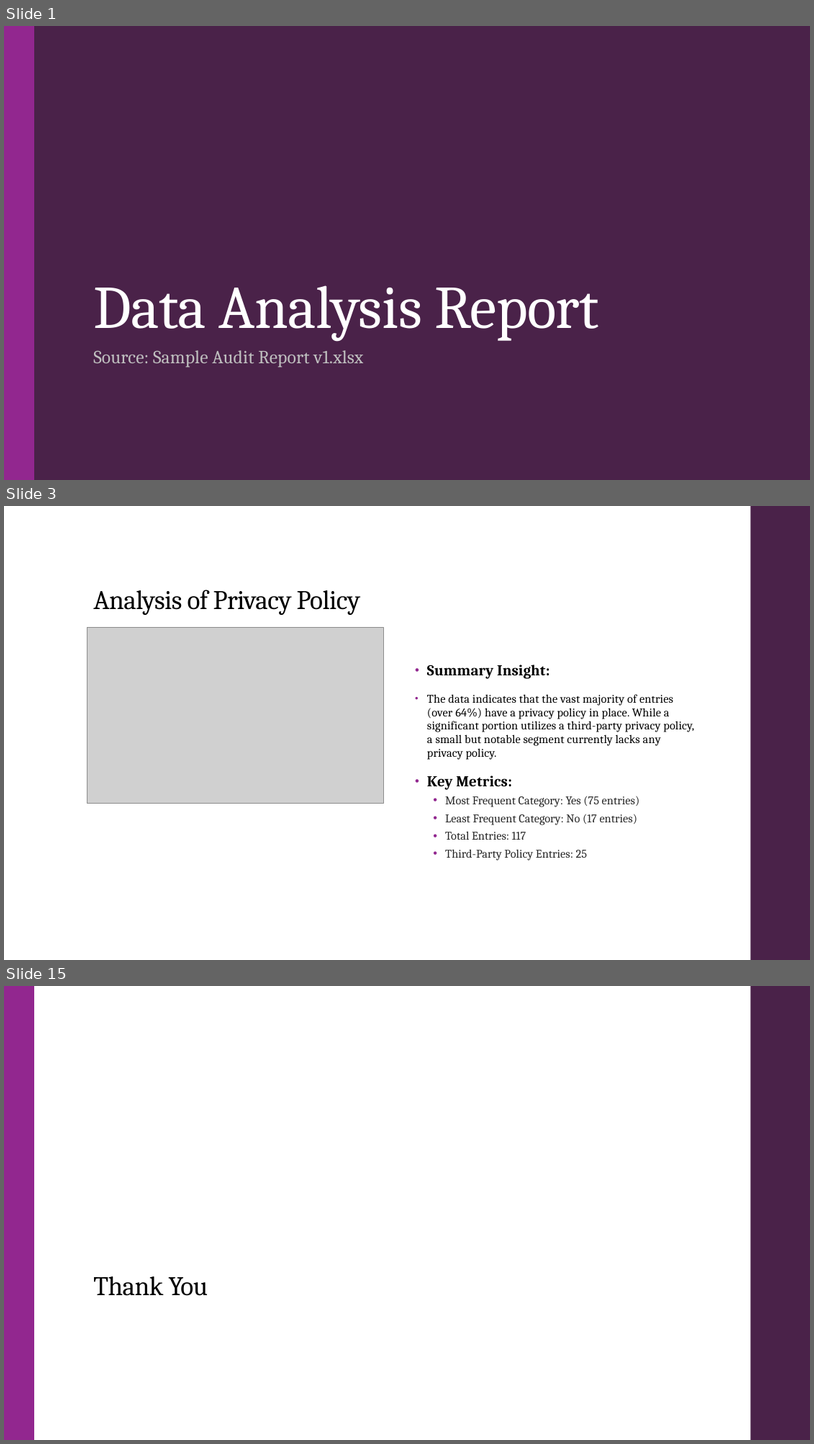
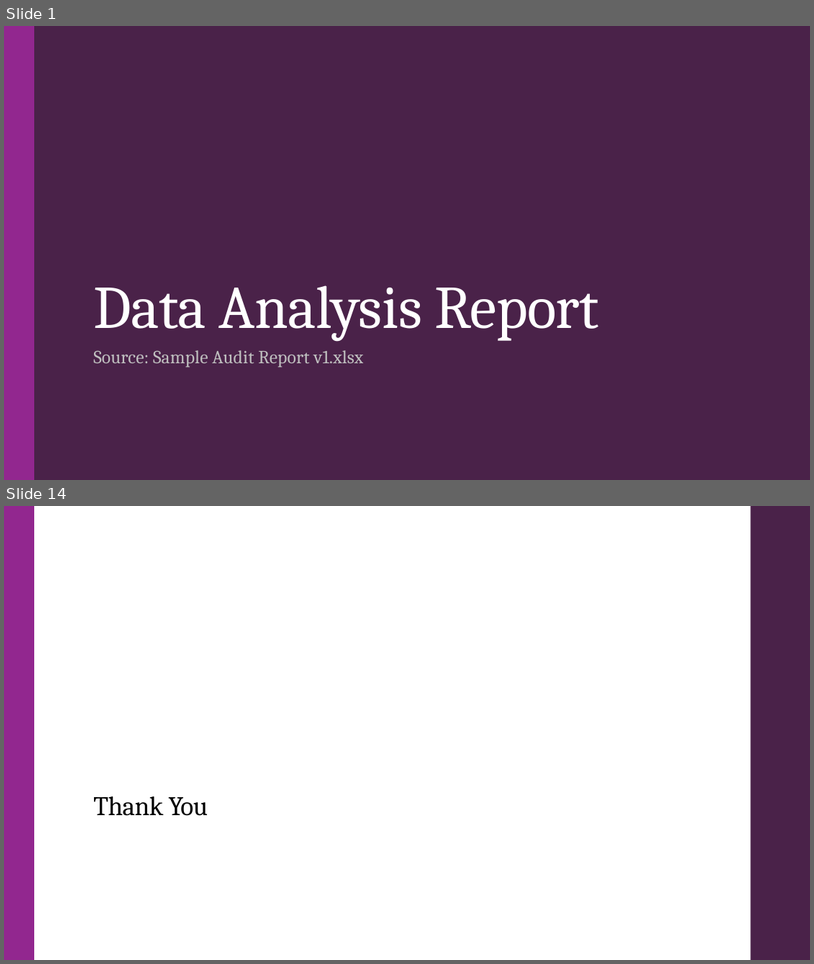
Before and after one commit to droy117/GT_Assignment_PPT_Ex, a slide deck: Debak/Data_Analysis_Report_Report.pptx. Shown one above the other, each under a label of ours: slides 1, 3 and 15 before the commit, slides 1 and 14 after it; the slides between them are not shown. The pictures are 814x1444 and 814x964 pixels, drawn with LibreOffice and Linux fonts; fonts in the diff are those of the drawing; grey boxes stand for pictures. Boxes give left, top, right and bottom in pixels: in the first picture for what was removed or moved away, otherwise in the second. Text is boxed around its words. In the diff, an @@ line names an element or a change of style, - is before the commit and + after.

Commit message:
update ppt and text placement

```diff
--- a/Debak/Data_Analysis_Report_Report.pptx
+++ b/Debak/Data_Analysis_Report_Report.pptx
@@ slide 3 removed at (x1=4, y1=506, x2=810, y2=960), background #FFFFFF; not listed: 1 template element that a slide beside it also shows @@
@@ title removed at (x1=93, y1=590, x2=360, y2=615) @@
-Analysis of Privacy Policy
@@ picture removed at (x1=88, y1=627, x2=384, y2=803) @@
@@ text removed at (x1=427, y1=664, x2=694, y2=860) @@
-• Summary Insight:
-• The data indicates that the vast majority of entries (over 64%) have a privacy policy in place. While a significant portion utilizes a third-party privacy policy, a small but notable segment currently lacks any privacy policy.
-• Key Metrics:
-  • Most Frequent Category: Yes (75 entries)
-  • Least Frequent Category: No (17 entries)
-  • Total Entries: 117
-  • Third-Party Policy Entries: 25
@@ what was slide 15 is now slide 14 @@
```
Also in this commit, not shown: 1 slide changed, 11 slides added, 11 other slides removed, 7 other files.
